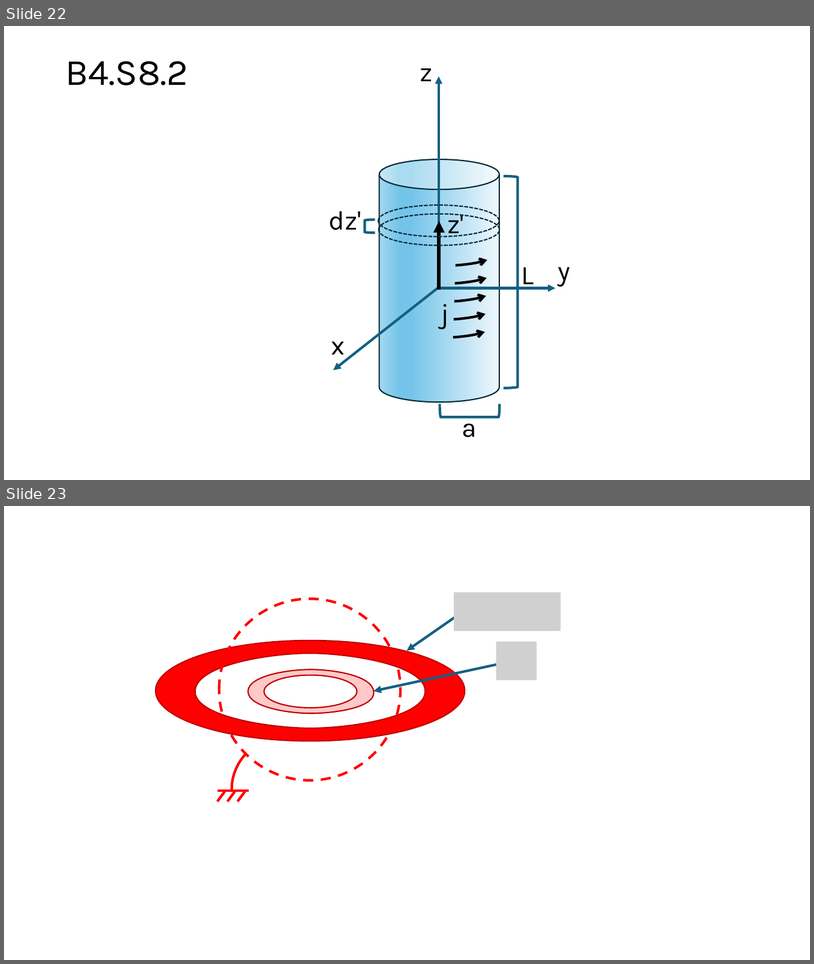
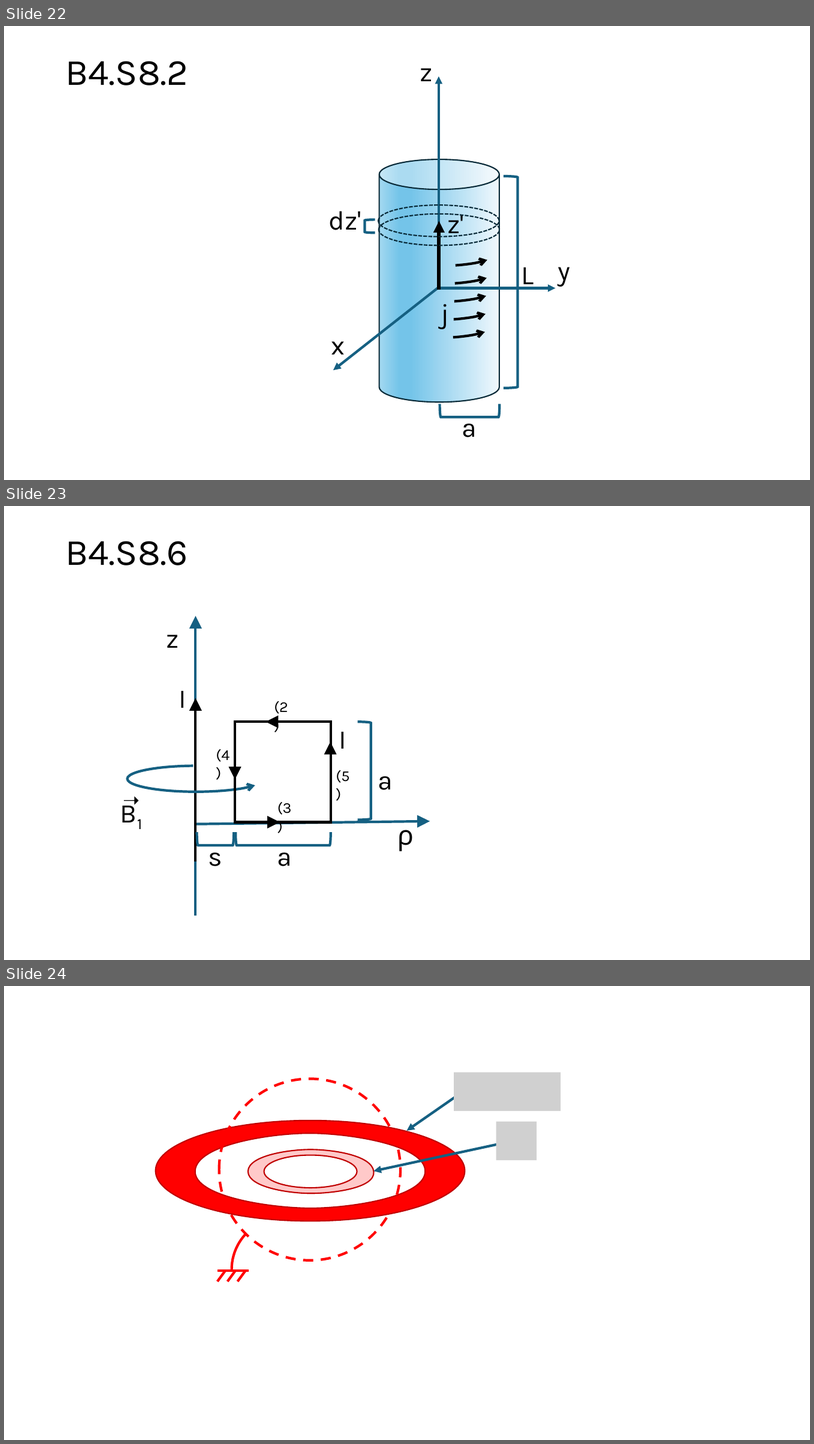
Before and after one commit to GuillermoRegodon/jupyter-em1fisuco-problemas, a slide deck: images/Images.pptx. Shown one above the other, each under a label of ours: slides 22 and 23 before the commit, slides 22, 23 and 24 after it. The pictures are 814x964 and 814x1444 pixels, drawn with LibreOffice and Linux fonts; fonts in the diff are those of the drawing; grey boxes stand for pictures. Boxes give left, top, right and bottom in pixels: in the first picture for what was removed or moved away, otherwise in the second. Text is boxed around its words. In the diff, an @@ line names an element or a change of style, - is before the commit and + after.

```diff
--- a/images/Images.pptx
+++ b/images/Images.pptx
@@ slide 23 added at [4, 506, 810, 960], background #FFFFFF @@
@@ text added at [65, 541, 188, 565], 44 pt, text #000000 @@
+B4.S8.6
@@ arrow added from (196, 915) to (196, 616), #156082 3 pt @@
@@ text added at [166, 634, 179, 648], 32 pt, text #000000 @@
+z
@@ text added at [179, 691, 187, 708], 32 pt, text #000000 @@
+I
@@ arrow added from (196, 861) to (196, 698), #000000 3 pt @@
@@ text added at [274, 701, 288, 716], 18 pt, text #000000 @@
+(2)
@@ rectangle added at [235, 721, 331, 822], outline #000000 3 pt @@
@@ arrow added from (283, 721) to (266, 721), #000000 3 pt @@
@@ left bracket added at [358, 721, 371, 819], outline #156082 3 pt @@
@@ text added at [339, 732, 347, 748], 32 pt, text #000000 @@
+I
@@ text added at [216, 749, 230, 762], 18 pt, text #000000 @@
+(4)
@@ arrow added from (330, 753) to (330, 742), #000000 3 pt @@
@@ arc (boxed as its full ellipse) added at [128, 766, 265, 792], outline #156082 3 pt @@
@@ arrow added from (235, 768) to (235, 780), #000000 3 pt @@
@@ text added at [336, 770, 350, 783], 18 pt, text #000000 @@
+(5)
@@ text added at [115, 793, 158, 831], 32 pt, text #000000 @@
+B1
@@ text added at [117, 784, 150, 814], 24 pt, text #000000 @@
+➝
@@ text added at [378, 776, 393, 790], 32 pt, text #000000 @@
+a
@@ text added at [278, 802, 292, 814], 18 pt, text #000000 @@
+(3)
@@ arrow added from (195, 823) to (430, 821), #156082 3 pt @@
@@ arrow added from (269, 822) to (280, 822), #000000 3 pt @@
@@ text added at [398, 820, 414, 851], 32 pt, text #000000 @@
+ρ
@@ left bracket added at [197, 832, 234, 845], outline #156082 3 pt @@
@@ text added at [209, 844, 223, 866], 32 pt, text #000000 @@
+s
@@ left bracket added at [236, 832, 331, 845], outline #156082 3 pt @@
@@ text added at [278, 844, 293, 866], 32 pt, text #000000 @@
+a
@@ what was slide 23 is now slide 24 @@
```
Also in this commit, not shown: 9 other files.
